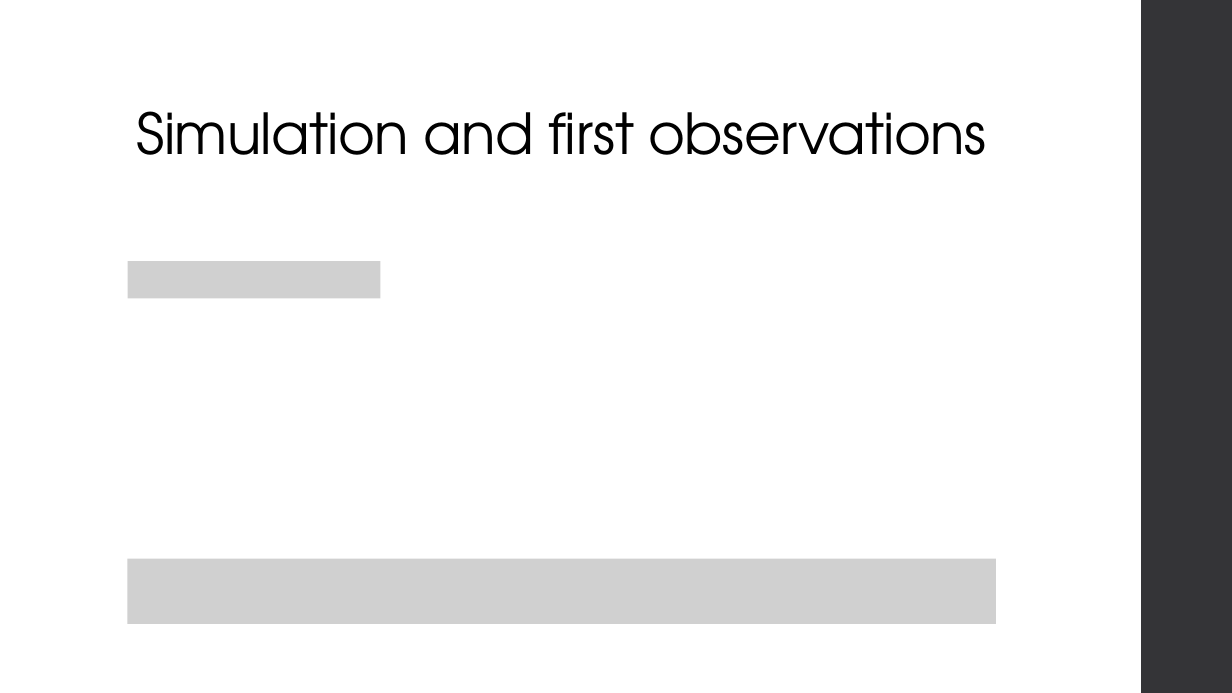
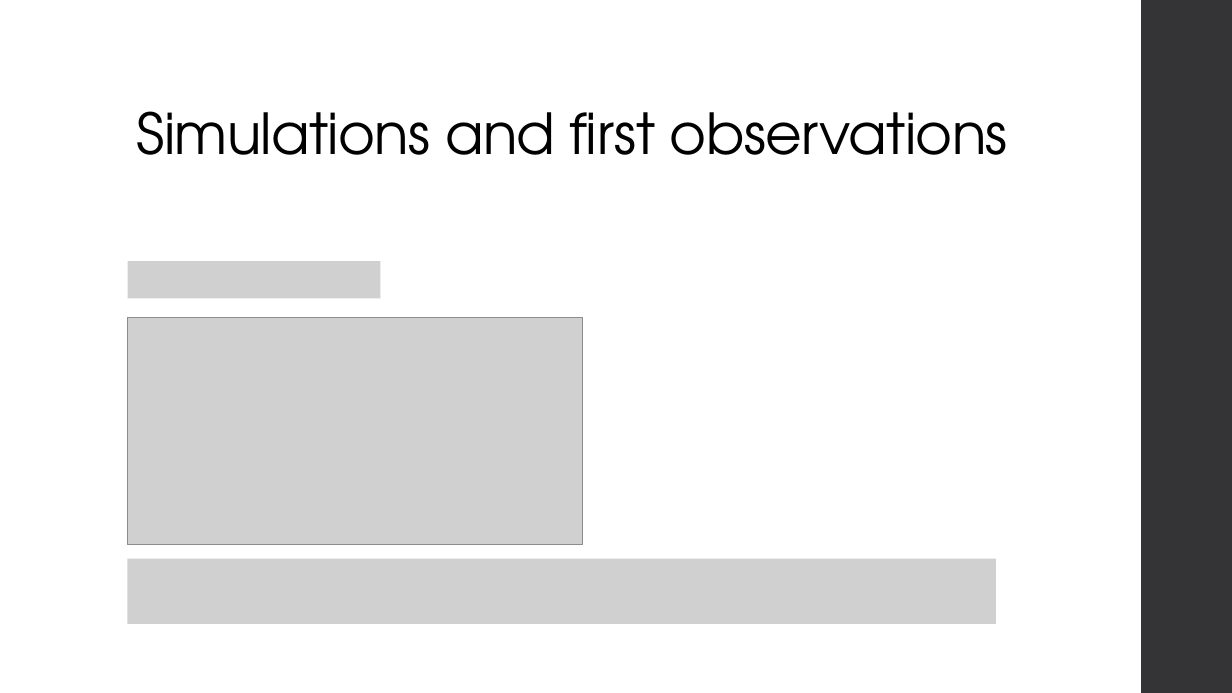
Before and after one commit to JonasEBrown/University, a slide deck: slide 7 of EPSRC Internship/October Presentation.pptx. Drawn at 1232x693 pixels with LibreOffice and Linux fonts; fonts in the diff are those of the drawing; grey boxes stand for pictures. Boxes give left, top, right and bottom in pixels: in the first picture for what was removed or moved away, otherwise in the second. Text is boxed around its words. In the diff, an @@ line names an element or a change of style, - is before the commit and + after.

```diff
--- a/EPSRC Internship/October Presentation.pptx
+++ b/EPSRC Internship/October Presentation.pptx
@@ title at box(137, 111, 1008, 155): text changed @@
-Simulation and first observations
+Simulations and first observations
@@ picture added at box(128, 318, 582, 544) @@
```
Also in this commit, not shown: 7 other slides changed, 5 slides added, 3 other files.
